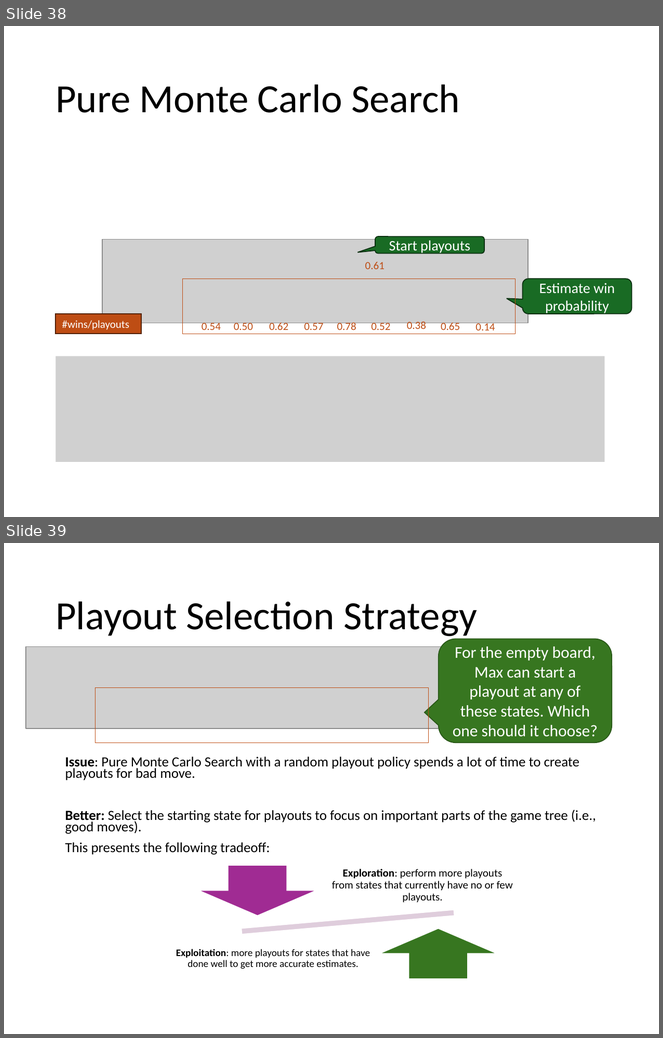
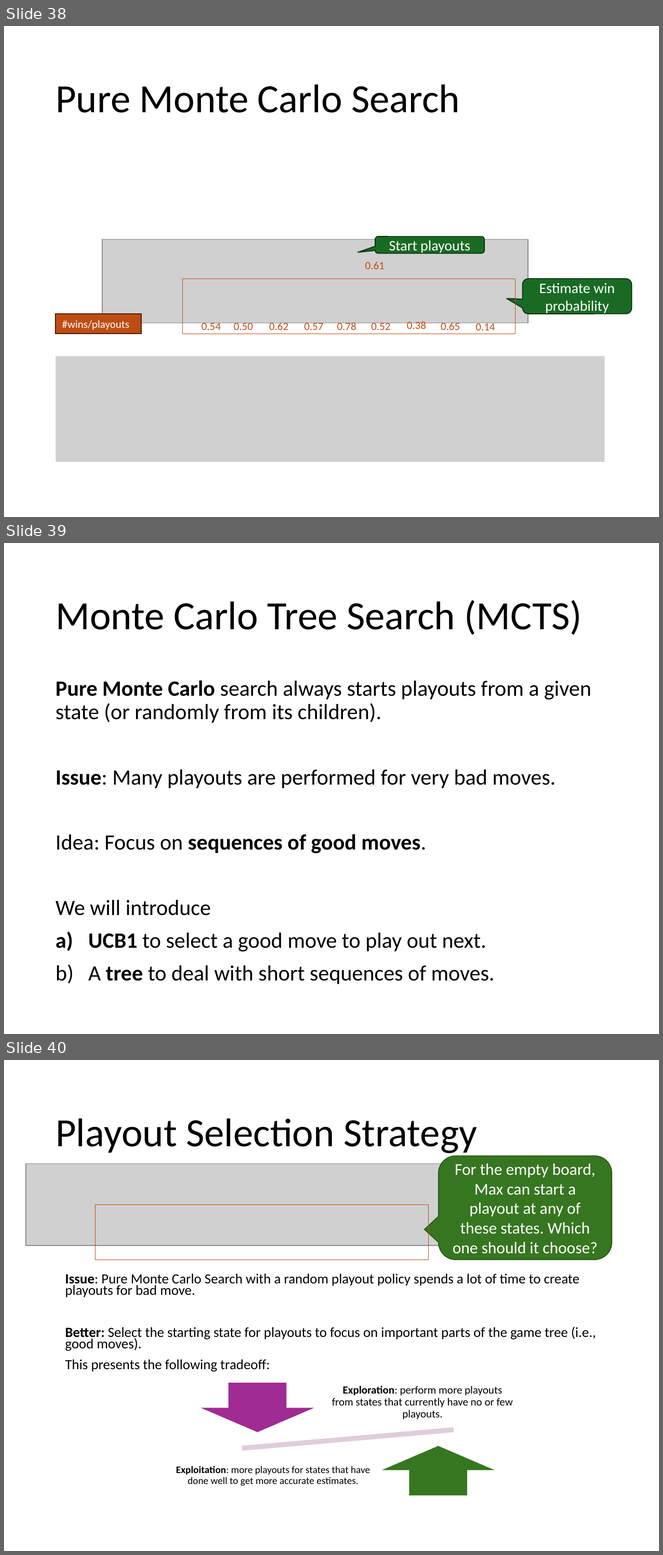
Before and after one commit to mhahsler/CS7320-AI, a slide deck: slides/05_games.pptx. Shown one above the other, each under a label of ours: slides 38 and 39 before the commit, slides 38, 39 and 40 after it. The pictures are 663x1038 and 663x1555 pixels, drawn with LibreOffice and Linux fonts; fonts in the diff are those of the drawing; grey boxes stand for pictures. Boxes give left, top, right and bottom in pixels: in the first picture for what was removed or moved away, otherwise in the second. Text is boxed around its words. In the diff, an @@ line names an element or a change of style, - is before the commit and + after.

Commit message:
fixed MCTS.

```diff
--- a/slides/05_games.pptx
+++ b/slides/05_games.pptx
@@ slide 39 added at <box>4,543,659,1034</box>, background #FFFFFF @@
@@ title added at <box>55,600,582,635</box>, 44 pt, text #000000 @@
+Monte Carlo Tree Search (MCTS)
@@ text added at <box>55,680,592,984</box>, 24 pt, text #000000 @@
+Pure Monte Carlo search always starts playouts from a given state (or randomly from its children).
+Issue: Many playouts are performed for very bad moves.
+Idea: Focus on sequences of good moves.
+We will introduce
+a) UCB1 to select a good move to play out next.
+b) A tree to deal with short sequences of moves.
@@ what was slide 39 is now slide 40 @@
```
Also in this commit, not shown: 4 slides changed, 1 slide removed, 1 other file.
